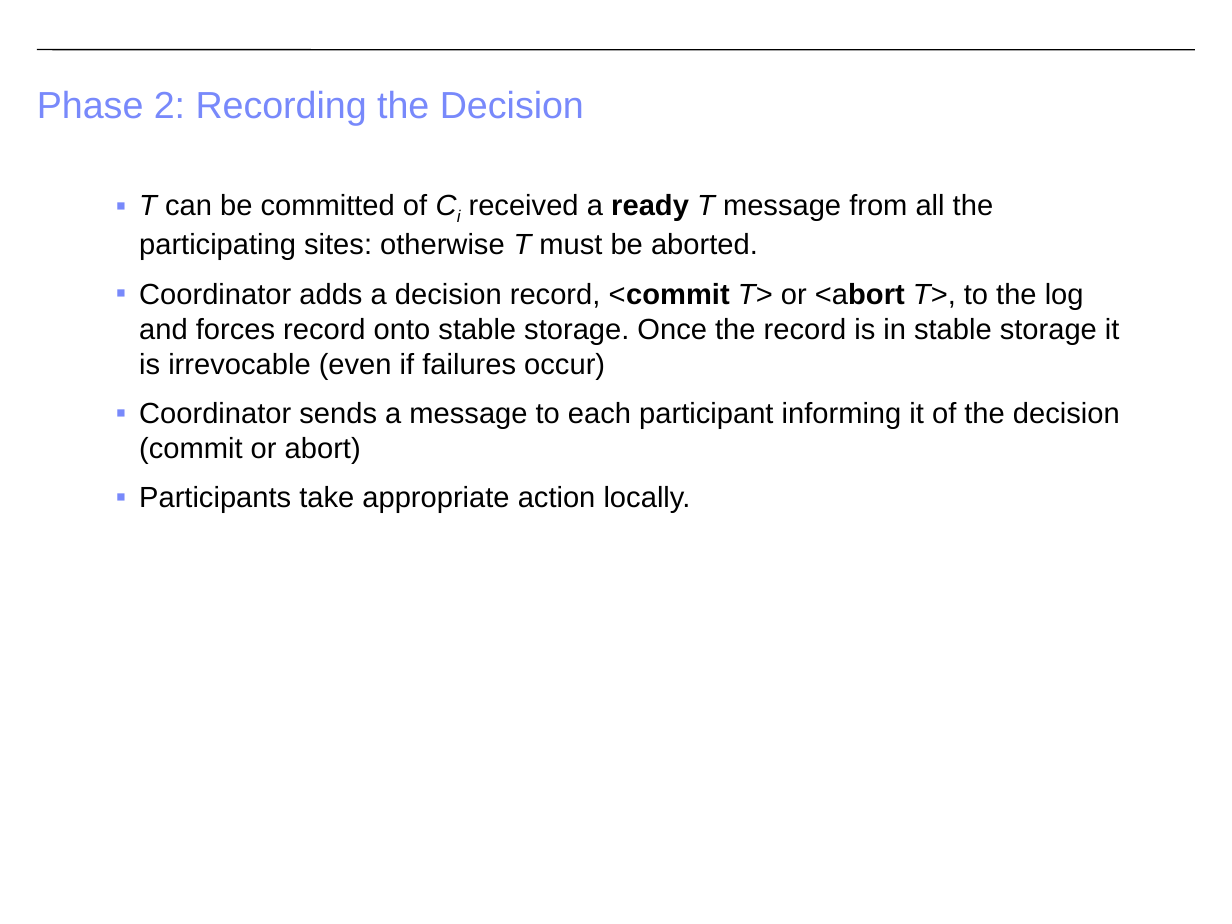
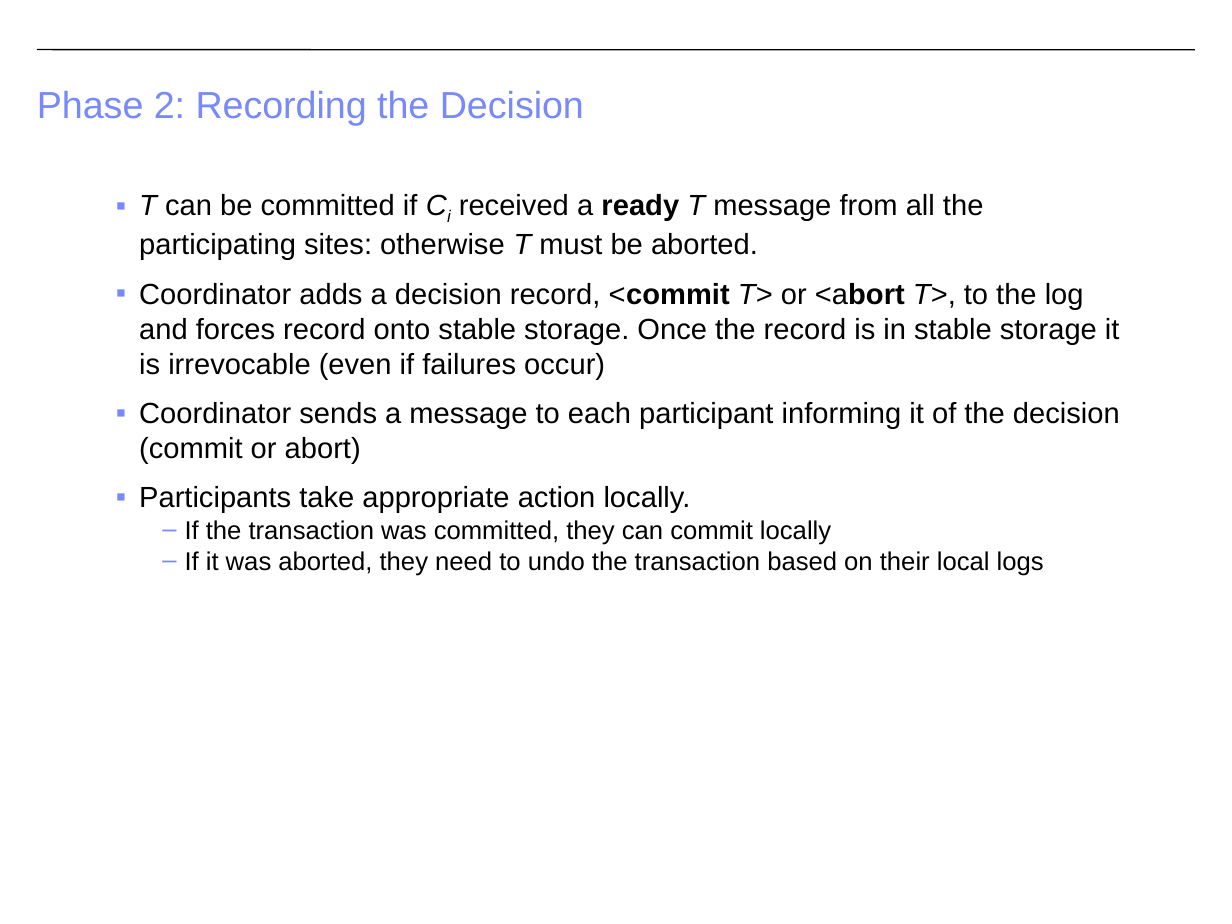
Before and after one commit to CS-W4121/cs-w4121.github.io, a slide deck: slide 42 of slides/Topic 5 - Distributed File Systems and Databases.pptx (slide 36 before the commit). Drawn at 1232x924 pixels with LibreOffice and Linux fonts; fonts in the diff are those of the drawing. Boxes give left, top, right and bottom in pixels: in the first picture for what was removed or moved away, otherwise in the second. Text is boxed around its words. In the diff, an @@ line names an element or a change of style, - is before the commit and + after.

```diff
--- a/slides/Topic 5 - Distributed File Systems and Databases.pptx
+++ b/slides/Topic 5 - Distributed File Systems and Databases.pptx
@@ text at (x1=139, y1=194, x2=983, y2=259): text changed @@
-▪ T can be committed of Ci received a ready T message from all the participating sites: otherwise T must be aborted.
+▪ T can be committed if Ci received a ready T message from all the participating sites: otherwise T must be aborted.
@@ text at (x1=185, y1=520, x2=1044, y2=576): paragraphs added @@
+  – If the transaction was committed, they can commit locally
+  – If it was aborted, they need to undo the transaction based on their local logs
```
Also in this commit, not shown: 11 other slides changed, 6 slides added, 3 other files.
